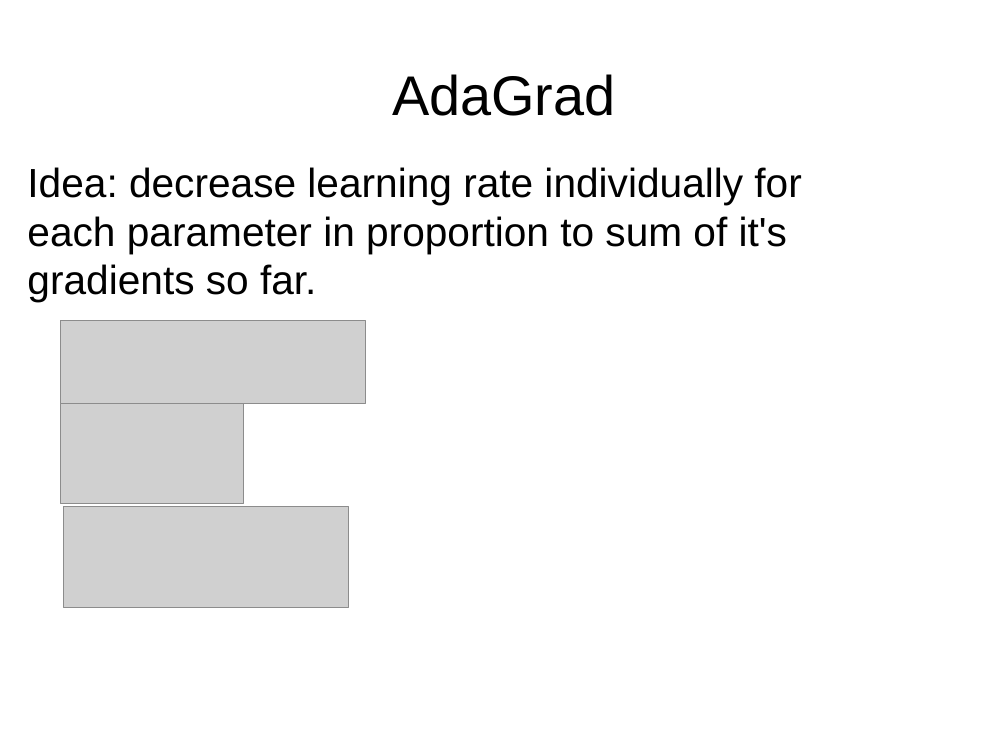
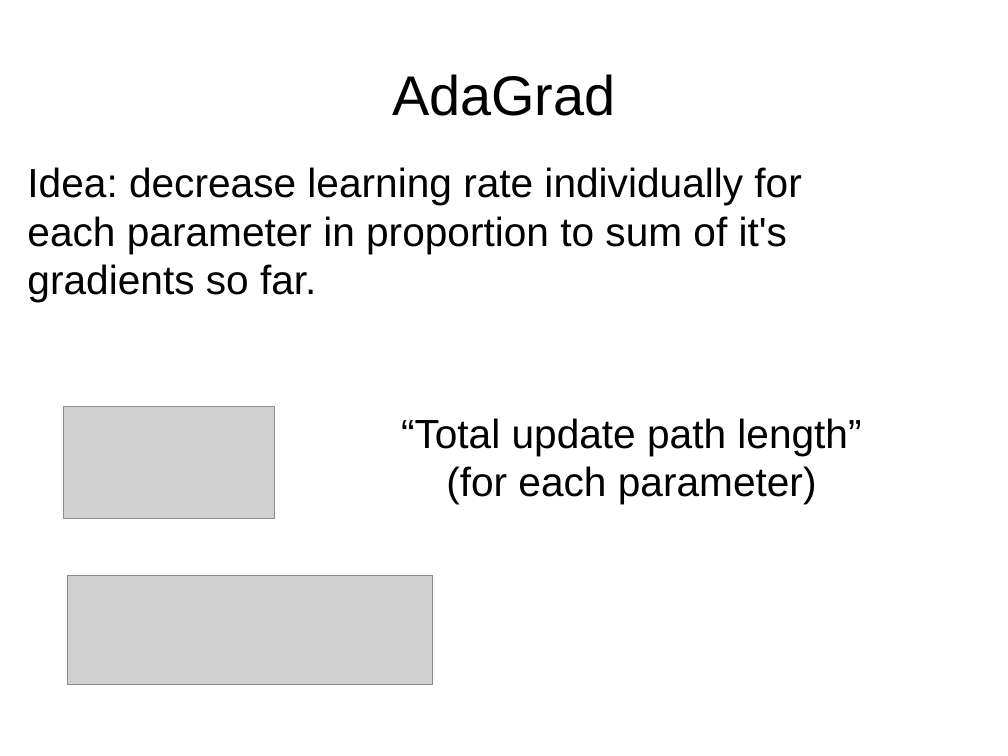
Before and after one commit to yandexdataschool/Practical_DL, a slide deck: slide 12 of week0/lecture0.odp (slide 10 before the commit). Drawn at 1008x756 pixels with LibreOffice and Linux fonts; fonts in the diff are those of the drawing; grey boxes stand for pictures. Boxes give left, top, right and bottom in pixels: in the first picture for what was removed or moved away, otherwise in the second. Text is boxed around its words. In the diff, an @@ line names an element or a change of style, - is before the commit and + after.

Commit message:
update first 4 lectures (typos, better images, formulae consistency)

```diff
--- a/week0/lecture0.odp
+++ b/week0/lecture0.odp
@@ picture removed at bbox=[60, 320, 366, 404] @@
@@ picture: place and size @@
-picture at bbox=[60, 403, 243, 504]
+picture at bbox=[64, 407, 274, 519]
@@ text added at bbox=[401, 418, 861, 504], 32 pt, text #000000 @@
+“Total update path length”
+(for each parameter)
@@ picture: place and size @@
-picture at bbox=[63, 507, 349, 608]
+picture at bbox=[68, 576, 433, 685]
```
Also in this commit, not shown: 9 other slides changed, 2 slides added, 10 other files.
